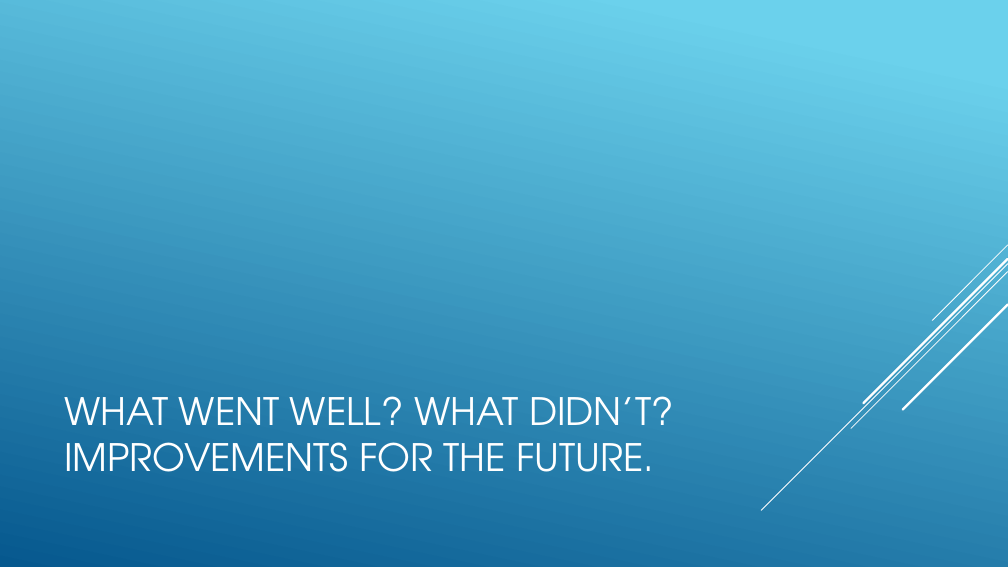
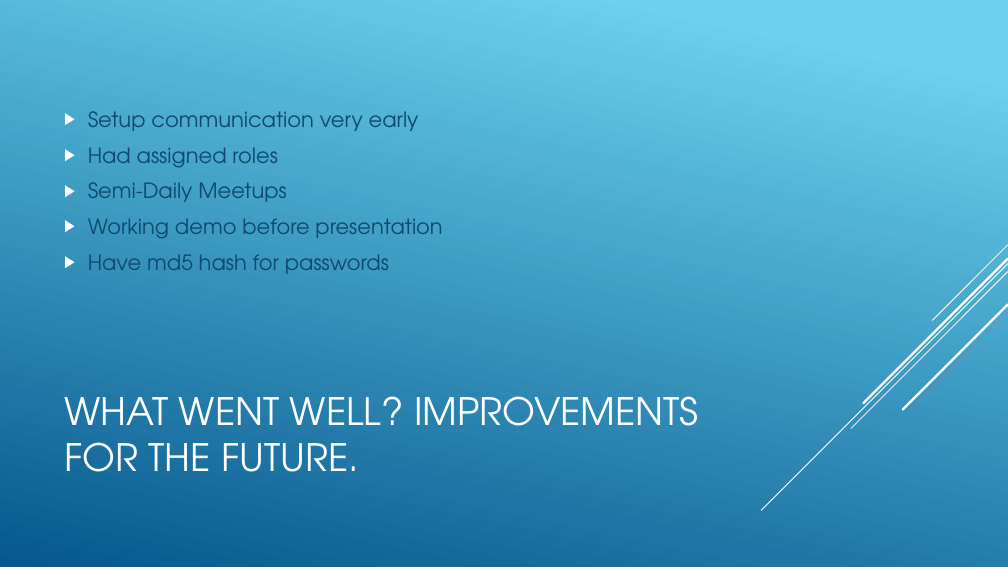
Before and after one commit to cosmos1255/DJs, a slide deck: slide 8 of Contact Manager.pptx (slide 7 before the commit). Drawn at 1008x567 pixels with LibreOffice and Linux fonts; fonts in the diff are those of the drawing. Boxes give left, top, right and bottom in pixels: in the first picture for what was removed or moved away, otherwise in the second. Text is boxed around its words. In the diff, an @@ line names an element or a change of style, - is before the commit and + after.

```diff
--- a/Contact Manager.pptx
+++ b/Contact Manager.pptx
@@ text added at [88, 111, 442, 274], 20 pt, text #0F496F @@
+▶ Setup communication very early
+▶ Had assigned roles
+▶ Semi-Daily Meetups
+▶ Working demo before presentation
+▶ Have md5 hash for passwords
@@ title at [64, 396, 699, 472]: text changed @@
-WHAT WENT WELL? WHAT DIDN’T? IMPROVEMENTS FOR THE FUTURE.
+WHAT WENT WELL? IMPROVEMENTS FOR THE FUTURE.
```
Also in this commit, not shown: 3 other slides changed, 2 slides added.
